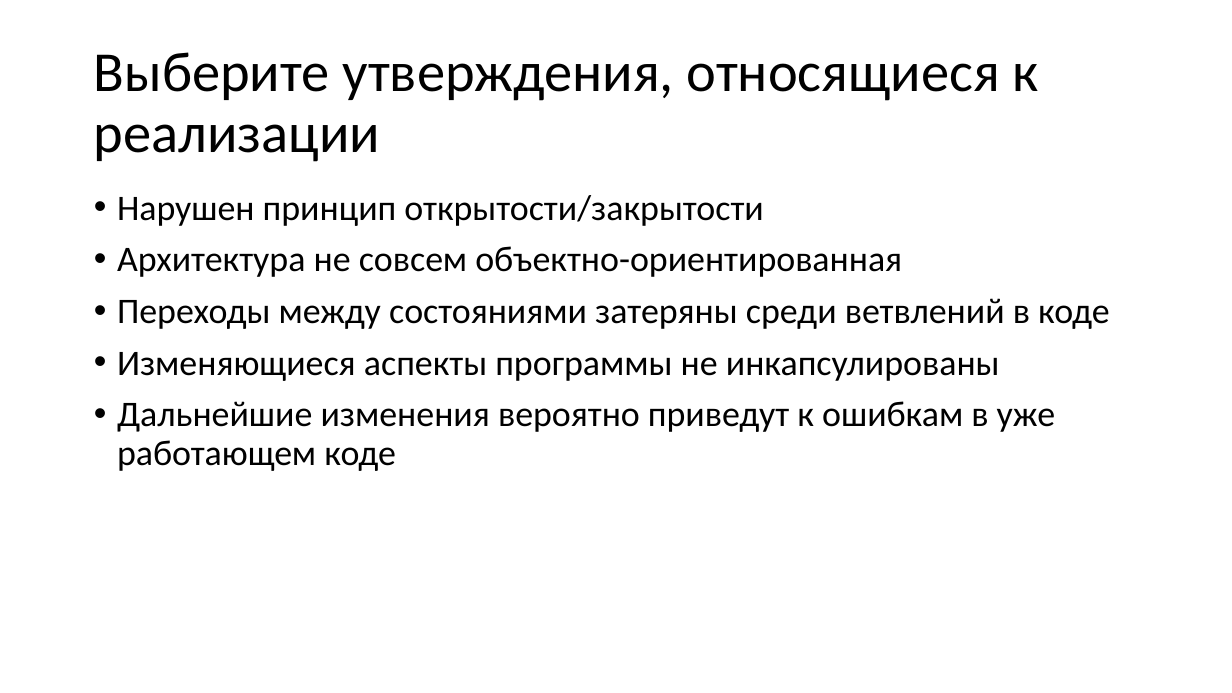
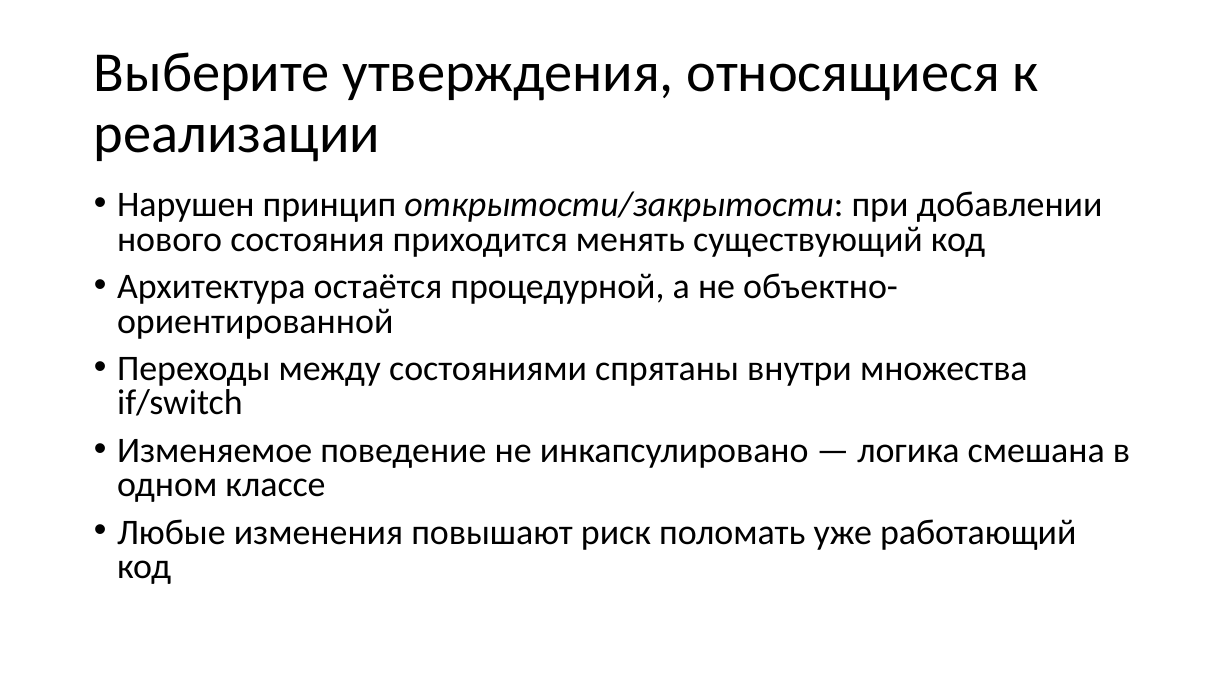
Before and after one commit to alexey-malov/ood, a slide deck: slide 13 of lectures/11.state/state.pptx (slide 14 before the commit). Drawn at 1232x693 pixels with LibreOffice and Linux fonts; fonts in the diff are those of the drawing. Boxes give left, top, right and bottom in pixels: in the first picture for what was removed or moved away, otherwise in the second. Text is boxed around its words. In the diff, an @@ line names an element or a change of style, - is before the commit and + after.

```diff
--- a/lectures/11.state/state.pptx
+++ b/lectures/11.state/state.pptx
@@ text at (117, 191, 1130, 584): text changed @@
-• Нарушен принцип открытости/закрытости
-• Архитектура не совсем объектно-ориентированная
-• Переходы между состояниями затеряны среди ветвлений в коде
-• Изменяющиеся аспекты программы не инкапсулированы
-• Дальнейшие изменения вероятно приведут к ошибкам в уже работающем коде
+• Нарушен принцип открытости/закрытости: при добавлении нового состояния приходится менять существующий код
+• Архитектура остаётся процедурной, а не объектно-ориентированной
+• Переходы между состояниями спрятаны внутри множества if/switch
+• Изменяемое поведение не инкапсулировано — логика смешана в одном классе
+• Любые изменения повышают риск поломать уже работающий код
```
Also in this commit, not shown: 7 other slides changed, 2 slides added, 2 slides removed, 1 other file.
